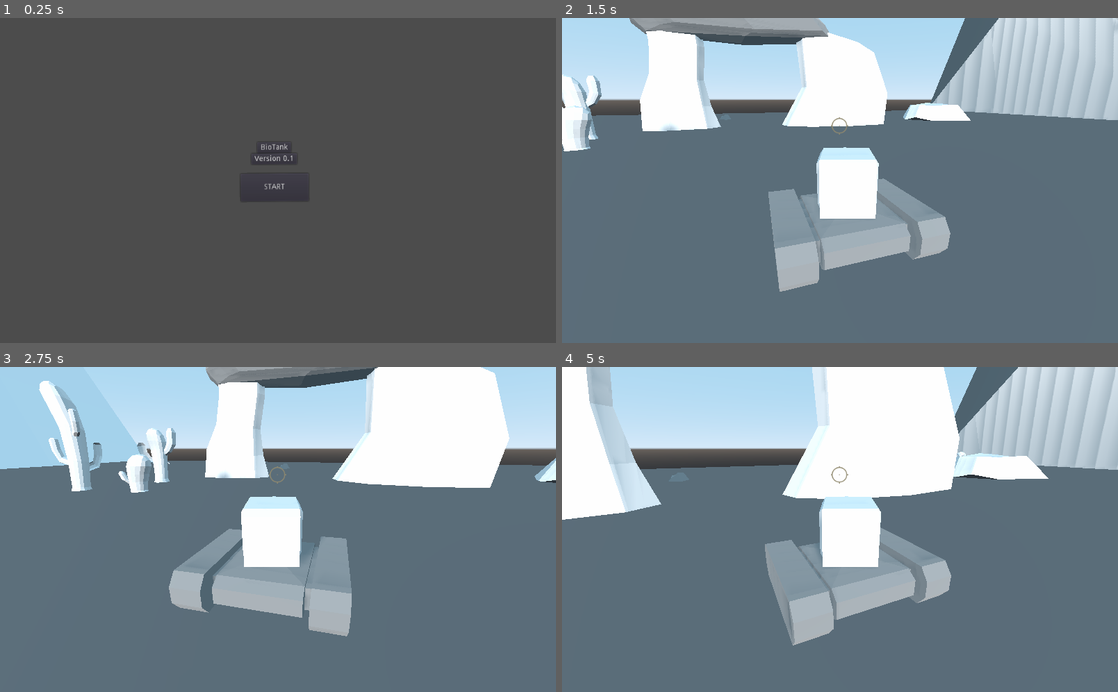
Above: before the commit, frames 1-4 (two rows, left to right).
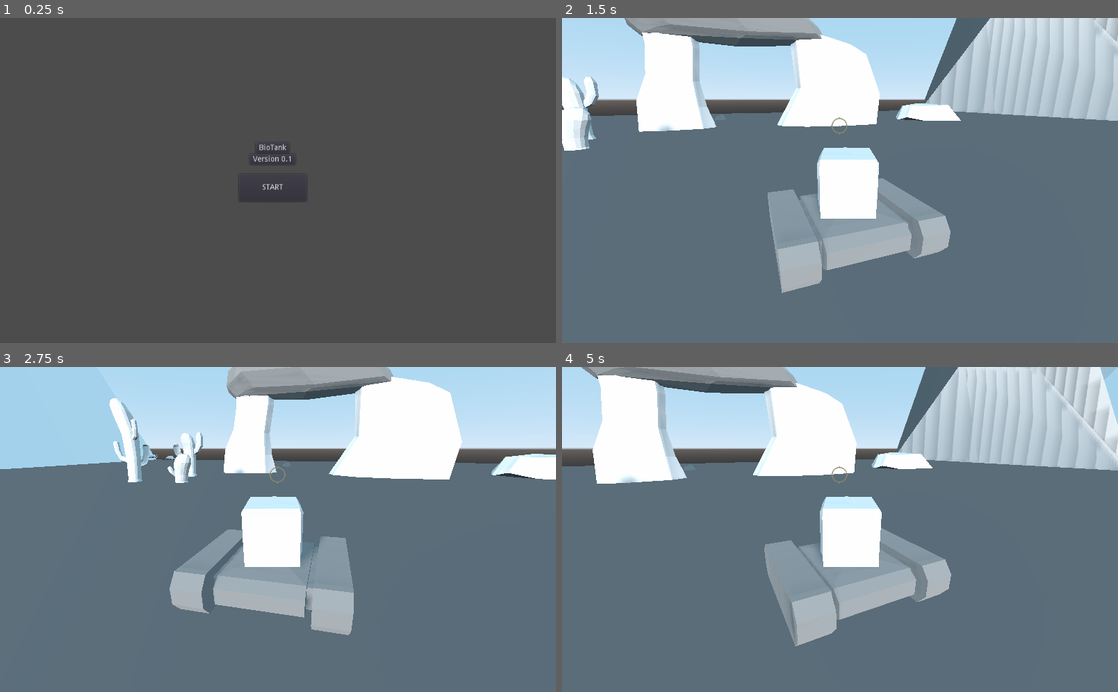
Above: after the commit, the same moments.

Repository: HelmetBugg/BioTank
Game: Godot game, scene res://Title.tscn
Same seed, same stepped clock (60 frames per second), same inputs: the game is played once before the commit and once after it. The engine's default icon, where the game draws it, is replaced by a stand-in: a white triangle on a blue panel in a dark square.
Inputs (mouse positions are in pixels of both pictures, inside the frame that each line leads up to):
- Up to frame 1 (0.25 s): no input
- Up to frame 2 (1.5 s): click "START" at 0.5 s; tap Enter at 1.25 s; move the mouse to (867, 180) at 1.27 s; press the mouse at (867, 180) at 1.28 s; hold W (forward) from 1.28 s (still down)
- Up to frame 3 (2.75 s): keep holding W (forward); move the mouse to (250, 529) at 2.02 s; release the mouse at (250, 529) at 2.03 s; click (250, 529) at 2.1 s
- Up to frame 4 (5 s): keep holding W (forward); move the mouse to (851, 523) at 2.77 s; press the mouse at (851, 523) at 2.78 s; move the mouse to (834, 536) at 3.52 s; release the mouse at (834, 536) at 3.53 s; click (834, 536) at 3.6 s; move the mouse to (878, 532) at 4.27 s; press the mouse at (878, 532) at 4.28 s

The runs differ from the first frame. In frame 1, 0.2% of the frame differs, in the area x 45-53%, y 38-53%; in frame 2, 4.6%; in frame 3, 14%; in frame 4, 25%, in the area x 0-100%, y 0-86%.
Error after the commit: Parse Error: Can't preload resource at path: res://Item.tscn (res://Player.gd:12)

Commit message:
Added dragging

Diff:
--- a/Item.tscn
+++ b/Item.tscn
@@ -1,11 +1,13 @@
-[gd_scene load_steps=3 format=2]
+[gd_scene load_steps=4 format=2]
 
 [ext_resource path="res://res/icons/beetle_armor.png" type="Texture" id=1]
+[ext_resource path="res://Item.gd" type="Script" id=2]
 
 [sub_resource type="RectangleShape2D" id=1]
 extents = Vector2( 17, 17 )
 
 [node name="Item" type="Node2D"]
+script = ExtResource( 2 )
 
 [node name="Sprite" type="Sprite" parent="."]
 texture = ExtResource( 1 )
@@ -14,3 +16,5 @@
 
 [node name="CollisionShape2D" type="CollisionShape2D" parent="Area2D"]
 shape = SubResource( 1 )
+
+[connection signal="input_event" from="Area2D" to="." method="_on_Area2D_input_event"]
--- a/Title.tscn
+++ b/Title.tscn
@@ -5,11 +5,9 @@
 [node name="Control" type="Control"]
 anchor_right = 1.0
 anchor_bottom = 1.0
-margin_left = -3.0
-margin_top = 7.0
-margin_right = 9.0
-margin_bottom = 12.0
-rect_rotation = -0.438885
+margin_left = -4.0
+margin_top = 4.0
+margin_bottom = 13.0
 script = ExtResource( 1 )
 
 [node name="Button" type="Button" parent="."]
